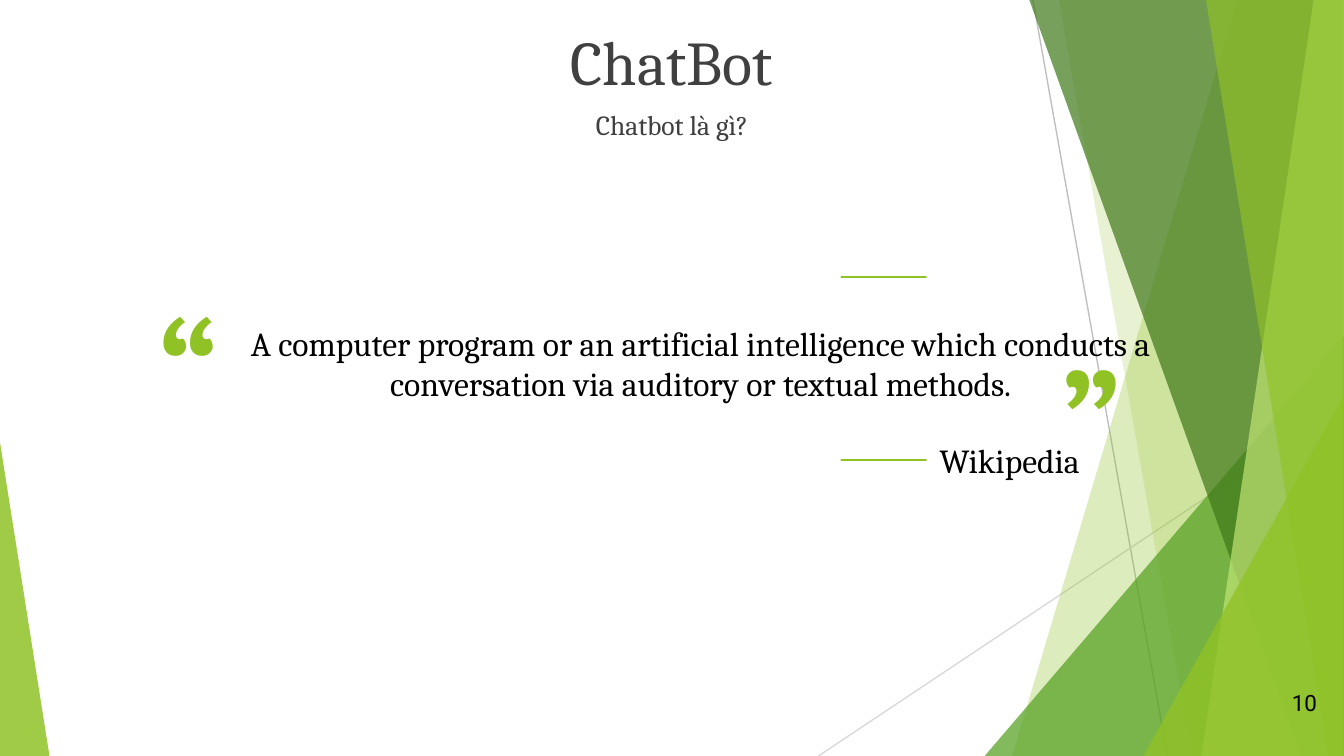
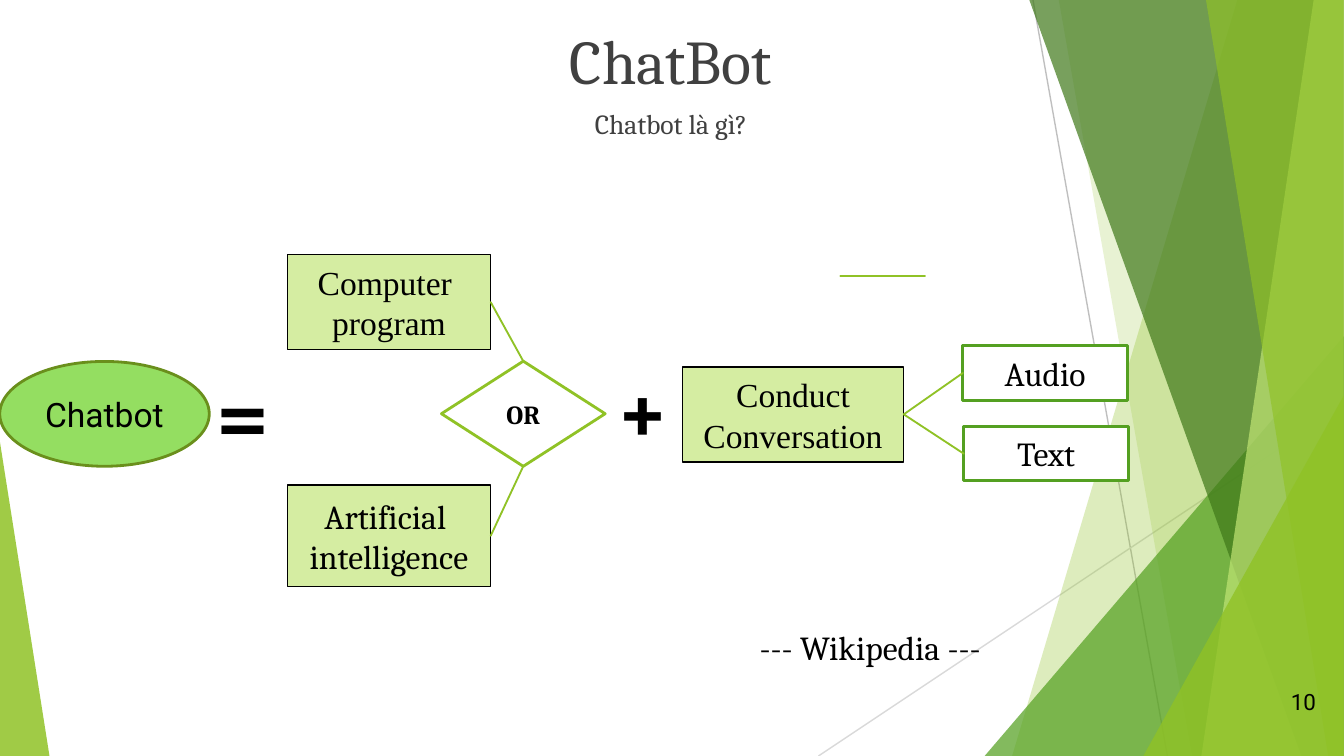
Before and after one commit to vanvibig/BaoCaoLuanVan, a slide deck: slide 10 of LVTN_Vi.pptx. Drawn at 1344x756 pixels with LibreOffice and Linux fonts; fonts in the diff are those of the drawing. Boxes give left, top, right and bottom in pixels: in the first picture for what was removed or moved away, otherwise in the second. Text is boxed around its words. In the diff, an @@ line names an element or a change of style, - is before the commit and + after.

```diff
--- a/LVTN_Vi.pptx
+++ b/LVTN_Vi.pptx
@@ text removed at (x1=1038, y1=266, x2=1148, y2=461) @@
-“
@@ text removed at (x1=251, y1=325, x2=1150, y2=404) @@
-A computer program or an artificial intelligence which conducts a conversation via auditory or textual methods.
@@ text at (x1=180, y1=351, x2=308, y2=473): text changed; size 80 to 48 pt; text colour #90C226 to #000000 @@
-“
+=
@@ line moved from (841, 461) - (926, 461) to (903, 414) - (964, 454) @@
@@ group added at (x1=0, y1=255, x2=1129, y2=586): 5 rectangles, 3 lines, 1 ellipse, 1 text, 1 diamond @@
+Computer
+program
+Artificial
+intelligence
+Chatbot
++
+Conduct
+Conversation
+Audio
+Text
+OR
@@ text at (x1=800, y1=636, x2=940, y2=667): text changed @@
-Wikipedia
+--- Wikipedia ---
```
Also in this commit, not shown: 15 other slides changed, 1 slide added, 1 slide removed, 1 other file.
